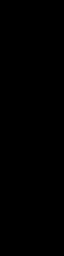
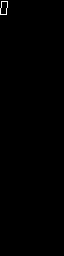
Revision of a layered (64, 256) image; what changed, layer by layer:
painted on "Background" over bbox(0, 1, 8, 15)
